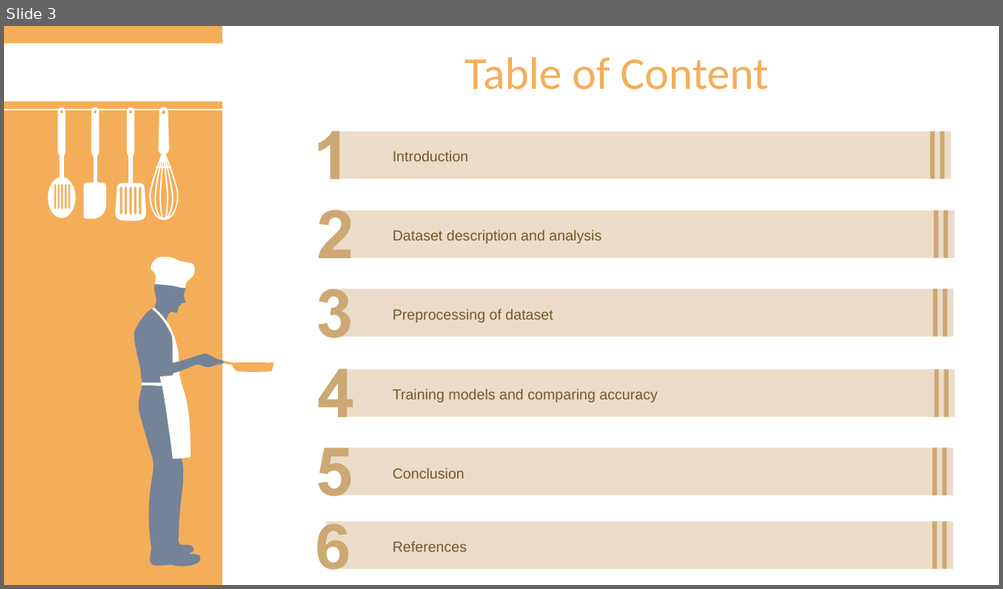
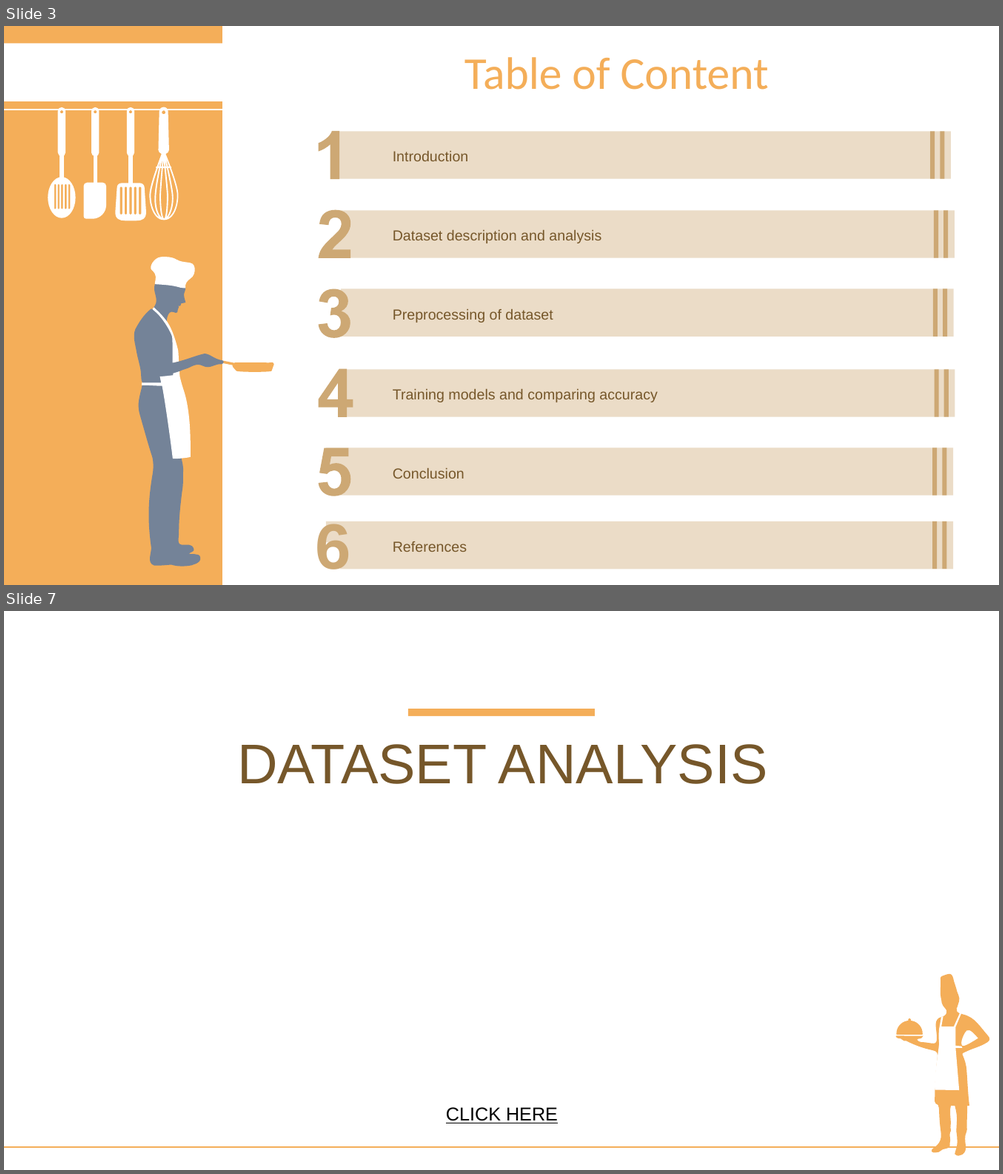
Before and after one commit to mohammadn0man/Zomato_bangalore_restaurant_opening_prediction, a slide deck: Project_presentation.pptx. Shown one above the other, each under a label of ours: slide 3 before the commit, slides 3 and 7 after it; the slides between them are not shown. The pictures are 1003x589 and 1003x1174 pixels, drawn with LibreOffice and Linux fonts; fonts in the diff are those of the drawing. Boxes give left, top, right and bottom in pixels: in the first picture for what was removed or moved away, otherwise in the second. Text is boxed around its words. In the diff, an @@ line names an element or a change of style, - is before the commit and + after.

```diff
--- a/Project_presentation.pptx
+++ b/Project_presentation.pptx
@@ slide 7 added at [4,611,999,1170], background #969696 @@
@@ rectangle added at [408,709,595,716], fill #F4AE59 @@
@@ text added at [237,744,768,784], 54 pt, text #76572A @@
+DATASET ANALYSIS
@@ freeform shape added at [896,974,990,1156], fill #F4AE59 @@
@@ freeform shape added at [896,1019,922,1036], fill #F4AE59 @@
@@ freeform shape added at [934,1013,962,1090], fill #969696 @@
@@ text added at [446,1108,558,1124], 18 pt, text #000000, underline @@
+CLICK HERE
@@ line added from (4, 1148) to (999, 1148), #F4AE59 1.5 pt @@
```
Also in this commit, not shown: 4 slides changed, 1 other file.
